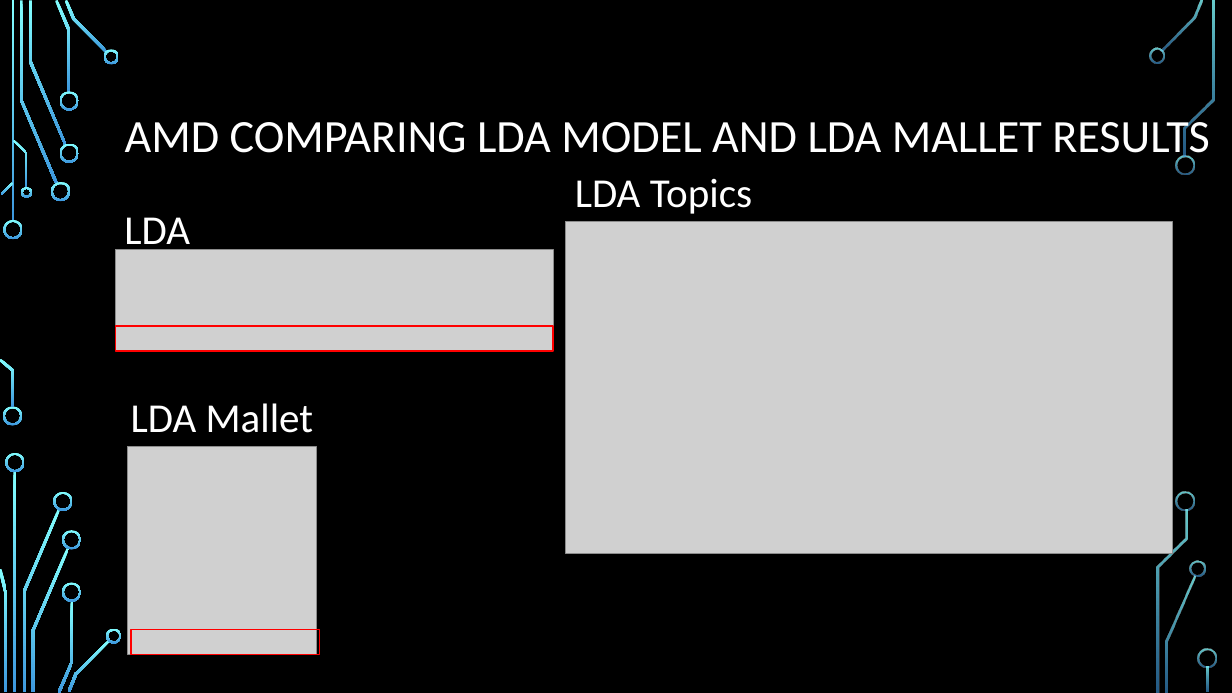
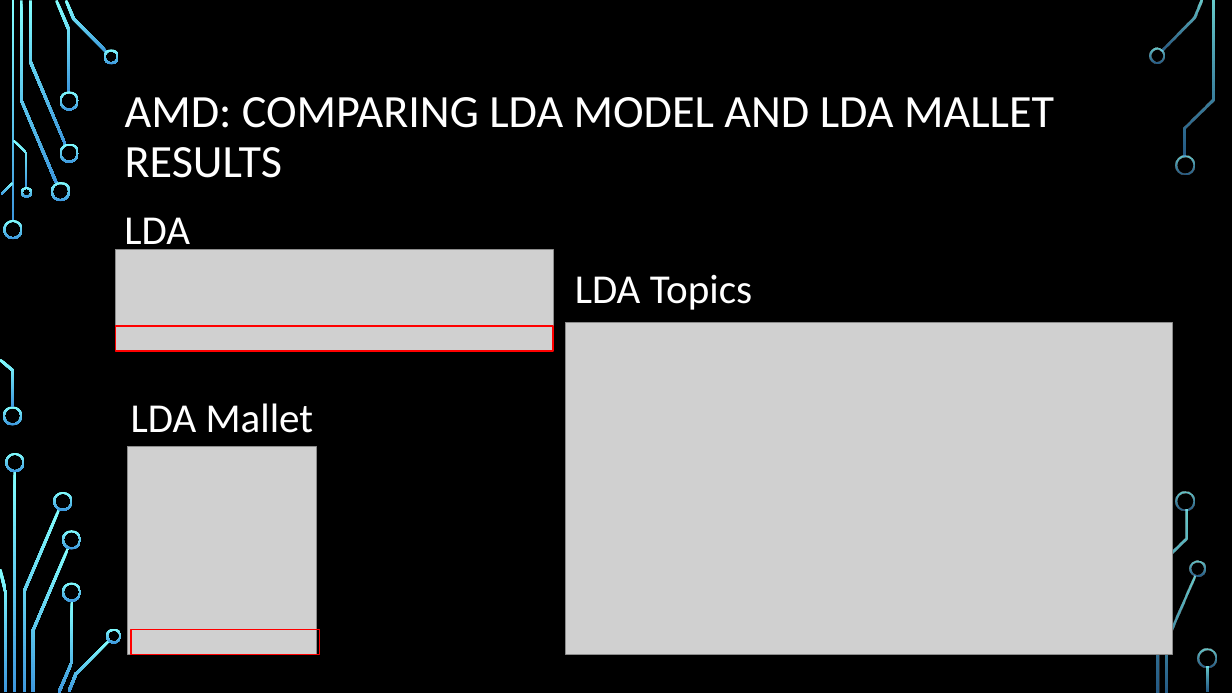
Before and after one commit to kumereshN/dsiprojects, a slide deck: slide 12 of capstone/ppt slides/Topic modeling on amd and Nvidia's gpu launch.pptx. Drawn at 1232x693 pixels with LibreOffice and Linux fonts; fonts in the diff are those of the drawing; grey boxes stand for pictures; background and template pictures are left out. Boxes give left, top, right and bottom in pixels: in the first picture for what was removed or moved away, otherwise in the second. Text is boxed around its words. In the diff, an @@ line names an element or a change of style, - is before the commit and + after.

```diff
--- a/capstone/ppt slides/Topic modeling on amd and Nvidia's gpu launch.pptx
+++ b/capstone/ppt slides/Topic modeling on amd and Nvidia's gpu launch.pptx
@@ title at (125,97,1054,178): text changed @@
-AMD COMPARING LDA MODEL AND LDA MALLET RESULTS
+AMD: COMPARING LDA MODEL AND LDA MALLET RESULTS
@@ text "LDA Topics": place and size @@
-text "LDA Topics" at (575,179,752,214)
+text "LDA Topics" at (575,275,752,310)
@@ picture: place and size @@
-picture at (566,221,1172,553)
+picture at (566,323,1172,654)
```
Also in this commit, not shown: 1 other slide changed, 3 slides added, 1 other file.
